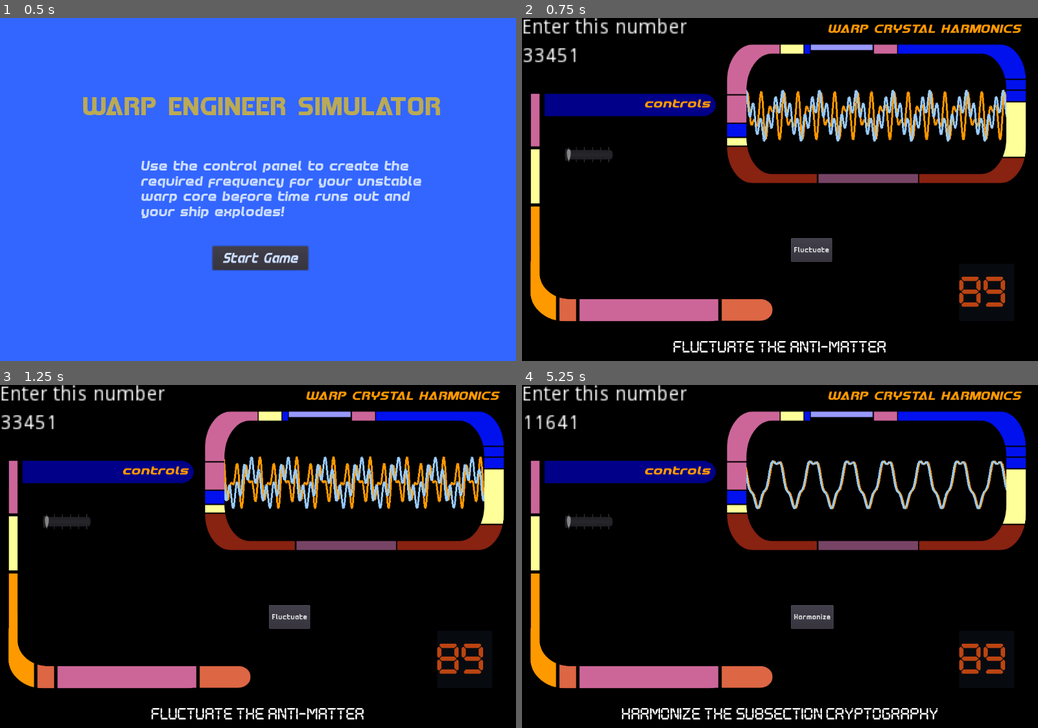
Above: before the commit, frames 1-4 (two rows, left to right).
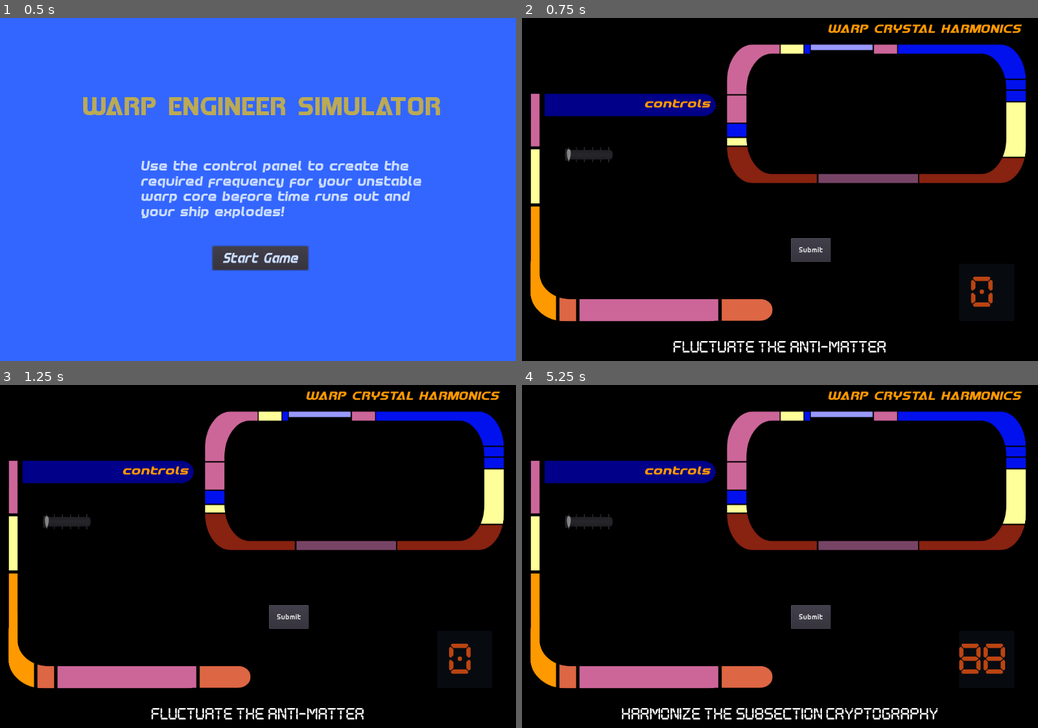
Above: after the commit, the same moments.

Repository: squiggle-at-squiggle/LDJam49
Game: Godot game, scene res://Scenes/Main.tscn
Same seed, same stepped clock (60 frames per second), same inputs: the game is played once before the commit and once after it.
Inputs:
- Up to frame 1 (0.5 s): no input
- Up to frame 2 (0.75 s): click "Start Game" at 0.5 s
- Up to frame 3 (1.25 s): no input
- Up to frame 4 (5.25 s): click "Fluctuate" (after the commit: "Submit") at 1.25 s; click "Fluctuate" (after the commit: "Submit") at 2 s; click "Fluctuate" (after the commit: "Submit") at 2.75 s; tap Enter at 3.5 s; tap Space at 4.25 s; click "Start Game" at 5 s

Frame 1 is identical in both runs. In frame 2, 5.1% of the frame differs, in the area x 0-94%, y 0-85%; in frame 3, 5.1%; in frame 4, 2.3%.

Commit message:
Added pause between rounds

Diff:
--- a/Code/Main.gd
+++ b/Code/Main.gd
@@ -22,6 +22,7 @@
 	time = time + (3 * delta)
 
 func NewGame():
+	$ControlPanel/Control/PlayerScreen.hide()
 	$StartScreen/Control.hide()
 	$EndScreen/Control.hide()
 	$EngineNoise.play(3)
@@ -54,7 +55,8 @@
 	var verb = Verb()
 	var message = verb + " the " + TechnoBabble()
 	$ControlPanel/MessageBox.create_message(message, 3)
-	$ControlPanel/Control/Submit.text = verb
+	yield(get_tree().create_timer(3), "timeout")
+	$ControlPanel/Control/PlayerScreen.show()
 	if round_counter >= 1:
 		current_puzzle.queue_free()
 	current_puzzle = Puzzle.instance()
--- a/Code/MessageBox.gd
+++ b/Code/MessageBox.gd
@@ -22,6 +22,7 @@
 
 
 func end_message():
+	$Panel/CenteredDisplay.hide()
 	is_active = false
 
 
--- a/Scenes/MessageBox.tscn
+++ b/Scenes/MessageBox.tscn
@@ -27,7 +27,7 @@
 margin_right = 441.0
 margin_bottom = 22.5
 custom_fonts/font = ExtResource( 2 )
-text = "Use the controls to stablize the warp crystal"
+text = "Press start to begin"
 align = 1
 __meta__ = {
 "_edit_use_anchors_": false
--- a/Scenes/PlayerScreen.tscn
+++ b/Scenes/PlayerScreen.tscn
@@ -1,5 +1,6 @@
 [gd_scene load_steps=2 format=2]
 
-[ext_resource path="res://Scenes/EngineGraph.tscn" type="PackedScene" id=1]
+[ext_resource path="res://Code/EngineGraph.gd" type="Script" id=1]
 
-[node name="PlayerScreen" instance=ExtResource( 1 )]
+[node name="PlayerScreen" type="Node2D"]
+script = ExtResource( 1 )
